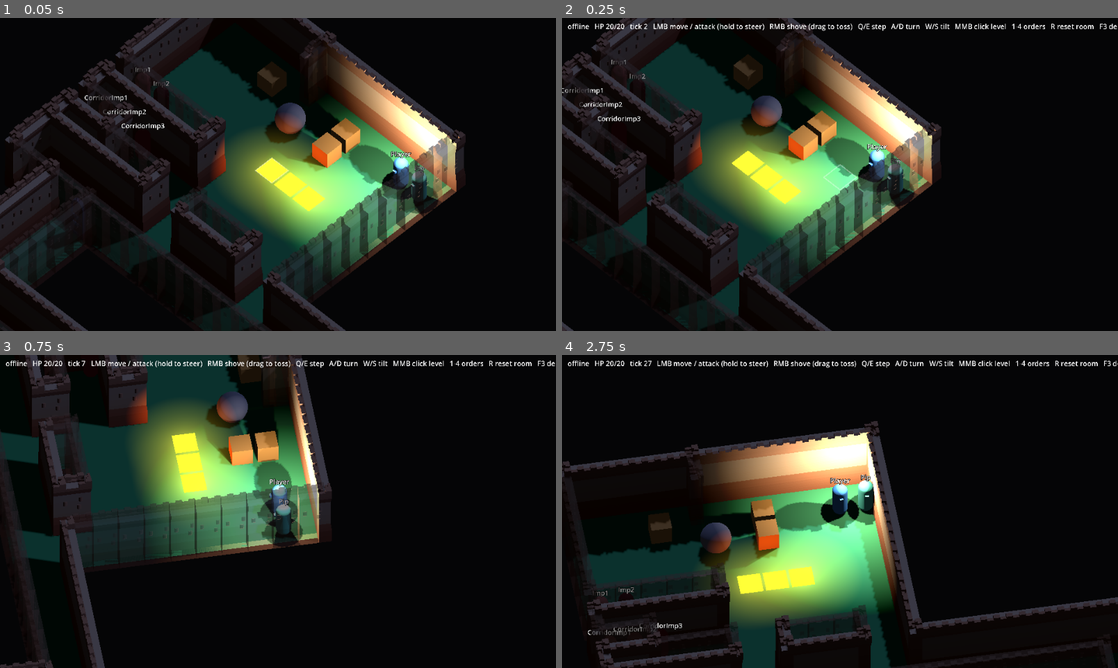
Above: before the commit, frames 1-4 (two rows, left to right).
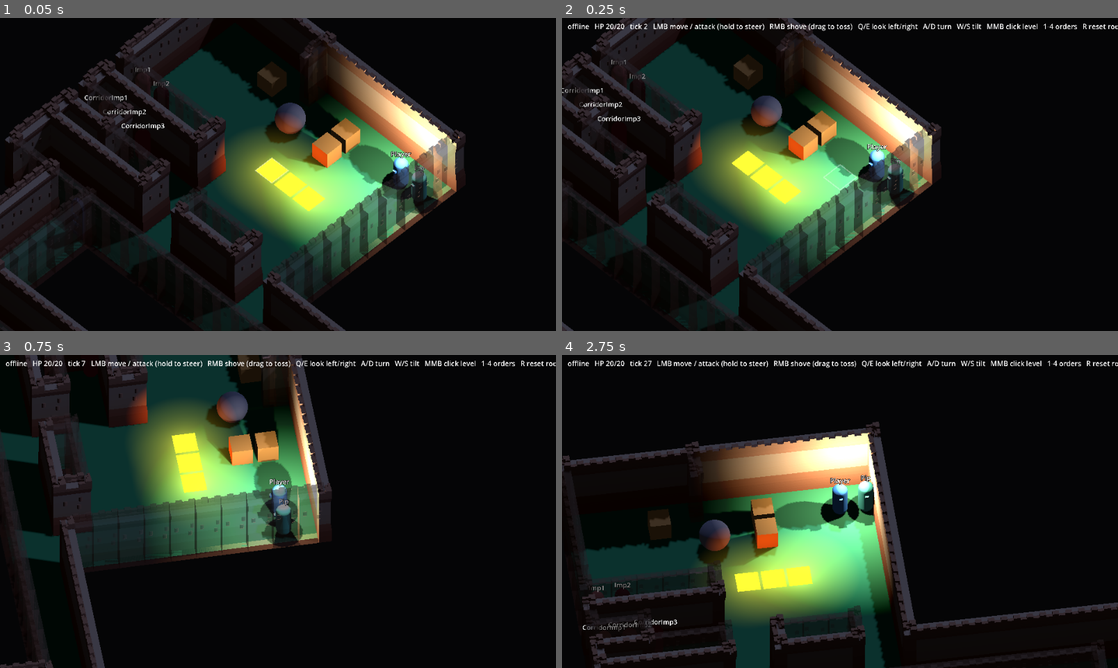
Above: after the commit, the same moments.

Repository: jeff-thinklightn-ing/psykinetic
Game: Godot game, scene res://main.tscn
The game is run twice, just before and just after one commit, with the same random seed, the same clock (stepped at 60 frames per second) and the same inputs.
Inputs (mouse positions are in pixels of both pictures, inside the frame that each line leads up to):
- Up to frame 1 (0.05 s): no input
- Up to frame 2 (0.25 s): no input
- Up to frame 3 (0.75 s): move the mouse to (400, 495) at 0.52 s; hold D from 0.53 s (still down); tap Q at 0.6 s; click (400, 495) at 0.67 s
- Up to frame 4 (2.75 s): tap E at 0.8, 2.3 s; release D at 1.25 s; drag from (728, 527) to (812, 574) at 1.27 s; move the mouse to (895, 442) at 2.02 s; hold D from 2.03 s (still down); tap Q at 2.1 s

Frame 1 is identical in both runs. In frame 2, 0.5% of the frame differs, in the area x 55-100%, y 1-5%; in frame 3, 0.5%; in frame 4, 8.5%, in the area x 0-100%, y 1-100%.

Commit message:
click scheme: Q/E look to the character's left/right, stepping to the diamond that brings that side toward the top of the screen; A/D stay screen-fixed

Diff:
--- a/client3d/client3d.gd
+++ b/client3d/client3d.gd
@@ -42,8 +42,10 @@
 ##
 ## Click scheme, by keys (Main drives them): W/S tilt the resting pitch at
 ## TILT_RATE while held, slowing into either end, and it stays where it is
-## left; Q/E step from one diamond to the next in one ease of
-## ORBIT_SECONDS; A/D turn the yaw at TURN_RATE while held and, let go, it
+## left; Q/E look to the local player's left and right: a step to the
+## next diamond, the way round that brings that side of the character
+## nearer the top of the screen (look_toward), in one ease of
+## ORBIT_SECONDS; A/D turn the yaw, screen-fixed, at TURN_RATE while held and, let go, it
 ## carries on to the next diamond the way it was turning if it was more
 ## than TURN_COMMIT past the last one it passed, or goes back to that one,
 ## the settle starting at the turning speed so the release flows into it;
@@ -356,8 +358,33 @@
 	return CAMERA_SIZE * lerpf(1.0, PEEK_PULL_BACK, share)
 
 
-## Click scheme, Q/E: the next diamond round, in one ease in and out;
-## saved.
+## Up the screen at [param yaw_degrees], on the ground, in grid units: away
+## from the camera (see _camera_offset).
+static func screen_up(yaw_degrees: float) -> Vector2:
+	var up := Vector3(-1, 0, -1).rotated(Vector3.UP, deg_to_rad(yaw_degrees))
+	return Vector2(up.x, up.z).normalized()
+
+
+## Which way (-1 or 1) a step from the diamond [param step] puts
+## [param vector] (grid units) nearer the top of the screen; [param tie]
+## when both do equally (it points straight up or down the screen now).
+static func turn_raising(step: float, vector: Vector2, tie: int) -> int:
+	var back := vector.dot(screen_up(step - ORBIT_STEP))
+	var on := vector.dot(screen_up(step + ORBIT_STEP))
+	if is_equal_approx(back, on):
+		return tie
+	return -1 if back > on else 1
+
+
+## Click scheme, Q/E: look toward [param vector] (grid units, the
+## character's left or right): a step to the next diamond, whichever way
+## round brings it nearer the top of the screen, the far side of the view.
+## [param tie] when it is straight up or down the screen.
+func look_toward(vector: Vector2, tie: int) -> void:
+	orbit(turn_raising(_yaw_step, vector, tie))
+
+
+## The next diamond round, in one ease in and out; saved.
 func orbit(direction: int) -> void:
 	_settle_on(_yaw_step + ORBIT_STEP * signf(direction))
 	_ease_seconds = ORBIT_SECONDS
--- a/main.gd
+++ b/main.gd
@@ -387,9 +387,16 @@
 			_start_level()
 		return
 	if key != null and key.pressed and not key.echo and key.keycode in [KEY_Q, KEY_E]:
-		# Click scheme, 3D: a step to the next diamond. Nothing in WASD.
+		# Click scheme, 3D: look to the character's left (Q) or right (E),
+		# a step to the next diamond. With no character, a plain step that
+		# way round. Nothing in WASD.
 		if _client3d != null and Net.controls == "click":
-			_client3d.orbit(-1 if key.keycode == KEY_Q else 1)
+			var side := -1 if key.keycode == KEY_Q else 1
+			var me := _local_player()
+			if me == null:
+				_client3d.orbit(side)
+			else:
+				_client3d.look_toward(GridEntity.side_of(me.heading(), side), side)
 		return
 	if key != null and key.pressed and not key.echo and key.keycode >= KEY_1 and key.keycode <= KEY_9:
 		var local := _local_player()
@@ -1597,7 +1604,7 @@
 	else:
 		hints = "LMB move / attack (hold to steer)   RMB shove (drag to toss)"
 		if _client3d != null:
-			hints += "   Q/E step   A/D turn   W/S tilt   MMB click level"
+			hints += "   Q/E look left/right   A/D turn   W/S tilt   MMB click level"
 	hints += "   1-4 orders"
 	hud.text = "%s   %s   tick %d   %s   R reset room   F3 debug   F11 fullscreen" % [
 		mode_text, hp_text, tick, hints]
--- a/sim/grid_entity.gd
+++ b/sim/grid_entity.gd
@@ -490,6 +490,23 @@
 	return _prediction == null or _prediction.ready_for_step()
 
 
+## The way the entity is heading: the step being shown while it walks
+## (on the predicting client), otherwise its facing, which every step and
+## blow sets. Grid units, one of the eight directions.
+func heading() -> Vector2i:
+	if _prediction != null and _prediction.is_active() and _prediction.facing() != Vector2i.ZERO:
+		return _prediction.facing()
+	return facing
+
+
+## The entity's left (side -1) or right (side 1) for [param direction]: a
+## quarter turn of it on the ground, as a body standing there sees it
+## (the world is Y-up, grid y is 3D z).
+static func side_of(direction: Vector2i, side: int) -> Vector2:
+	var left := Vector2(direction.y, -direction.x)
+	return left if side < 0 else -left
+
+
 ## Where the walk on screen ends: the last predicted step's tile, or the
 ## entity's own.
 func walk_end() -> Vector2i:
--- a/tests/controls_test.gd
+++ b/tests/controls_test.gd
@@ -34,6 +34,7 @@
 	_test_drag_and_freeze()
 	_test_diamonds()
 	_test_tilt_keys()
+	_test_q_e_follow_the_character()
 	_test_pitch_peek()
 	_test_middle_drag_axis()
 	_test_schemes_are_inert_outside()
@@ -315,6 +316,52 @@
 	_free_rig(rig)
 
 
+func _test_q_e_follow_the_character() -> void:
+	print("\n== click: Q/E look to the character's left and right, at the L corridor's corner ==")
+	var rig := _rig()
+	var saved: String = Net.controls
+	Net.controls = "click"
+	# The L: a leg north of (4, 18), x 3..4, and one east of it, rows 18..19.
+	var corner := Vector2i(4, 18)
+	var cases := [
+		{"from": Vector2i(4, 15), "step": Vector2i(0, 1), "key": KEY_Q, "leg": Vector2(1, 0),
+			"name": "walking south down the north leg, Q: the east leg, on the left"},
+		{"from": Vector2i(8, 18), "step": Vector2i(-1, 0), "key": KEY_E, "leg": Vector2(0, -1),
+			"name": "walking west along the east leg, E: the north leg, on the right"},
+	]
+	for entry: Dictionary in cases:
+		var all_ok := true
+		var seen: Array[String] = []
+		for diamond in [0.0, 90.0, 180.0, 270.0]:
+			var player := _place_player(entry["from"])
+			while player.tile != corner:
+				World.order_step(player, entry["step"], player.refusals, true)
+				World.step()
+				_wait_free(player)
+			rig._ease_t = 1.0
+			rig._yaw_step = diamond
+			rig._set_yaw(diamond)
+			_main._unhandled_input(_key(entry["key"]))
+			_ease(rig)
+			var up := Client3D.screen_up(rig.yaw)
+			var leg: Vector2 = entry["leg"]
+			var revealed := leg.dot(up) > 0.5
+			var turned := is_equal_approx(absf(rig.yaw - diamond), 90.0)
+			seen.append("%d->%d (up %s)" % [diamond, rig.yaw, up.snappedf(0.01)])
+			if not (revealed and turned):
+				all_ok = false
+		_check(all_ok, "%s, toward the top of the screen from every diamond: %s" % [entry["name"], ", ".join(seen)])
+	var player := _place_player(Vector2i(11, 3))
+	World.order_step(player, Vector2i(0, 1), player.refusals, true)
+	World.step()
+	_check(GridEntity.side_of(player.heading(), -1) == Vector2(1, 0) and GridEntity.side_of(player.heading(), 1) == Vector2(-1, 0),
+			"facing south (+y): left is east (+x), right is west")
+	_check(Client3D.turn_raising(0.0, Client3D.screen_up(0.0), -1) == -1 and Client3D.turn_raising(0.0, Client3D.screen_up(0.0), 1) == 1,
+			"a side already straight up the screen: Q turns one way, E the other")
+	Net.controls = saved
+	_free_rig(rig)
+
+
 func _test_tilt_keys() -> void:
 	print("\n== click: W/S tilt, sticky and saved; a middle click levels ==")
 	var rig := _rig()
Not shown, changed: CHANGELOG.md
Not shown, changed: docs/decisions.md
Not shown, changed: docs/design.md
